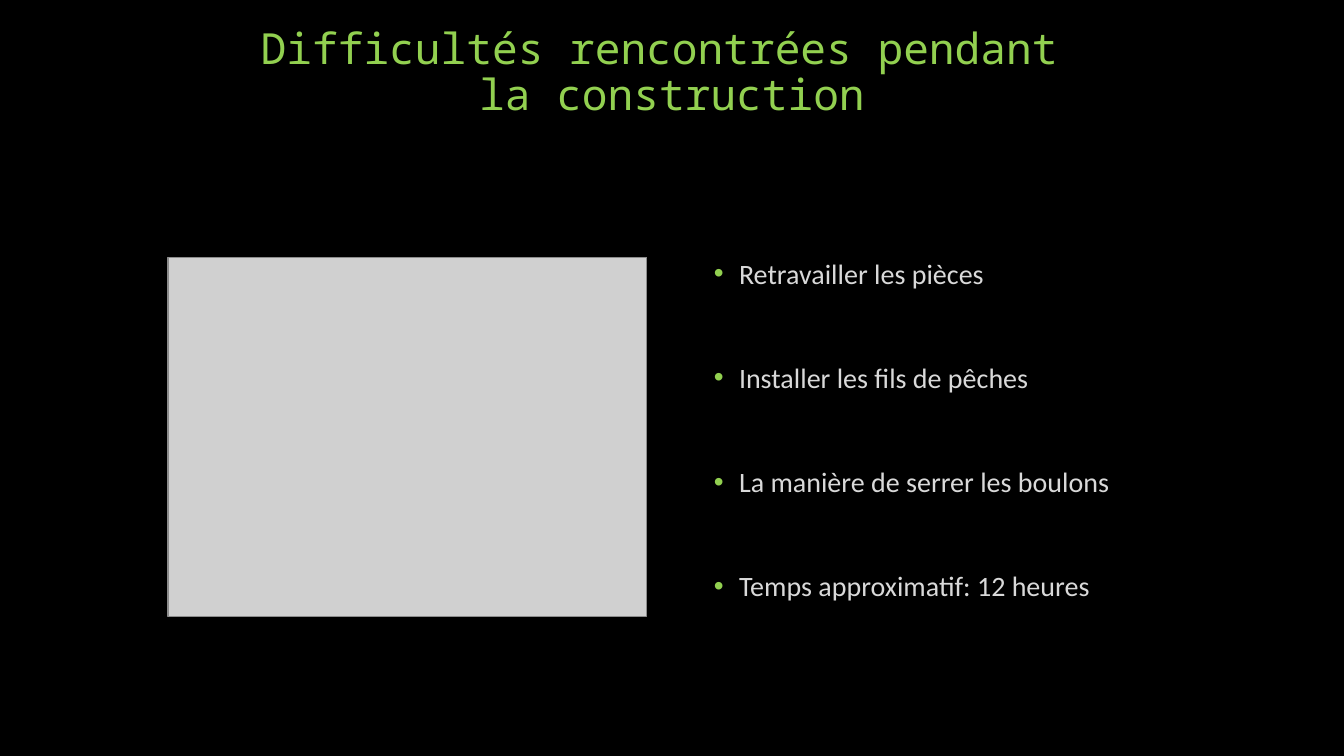
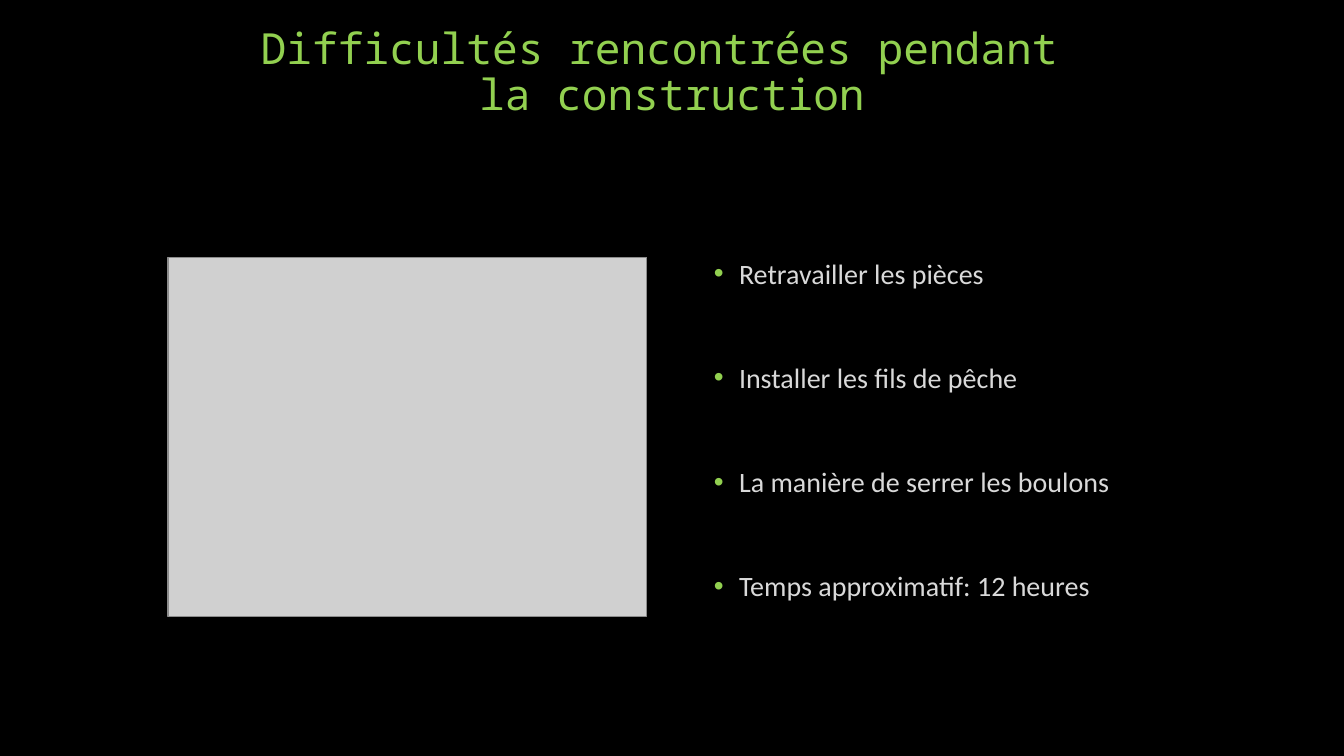
Before and after one commit to Lukygx/Handuino, a slide deck: slide 8 of doc/Handuino présentation finale.pptx. Drawn at 1344x756 pixels with LibreOffice and Linux fonts; fonts in the diff are those of the drawing; grey boxes stand for pictures. Boxes give left, top, right and bottom in pixels: in the first picture for what was removed or moved away, otherwise in the second. Text is boxed around its words. In the diff, an @@ line names an element or a change of style, - is before the commit and + after.

```diff
--- a/doc/Handuino présentation finale.pptx
+++ b/doc/Handuino présentation finale.pptx
@@ text at (739, 368, 1017, 393): text changed @@
-• Installer les fils de pêches
+• Installer les fils de pêche
```
Also in this commit, not shown: 4 other slides changed.
